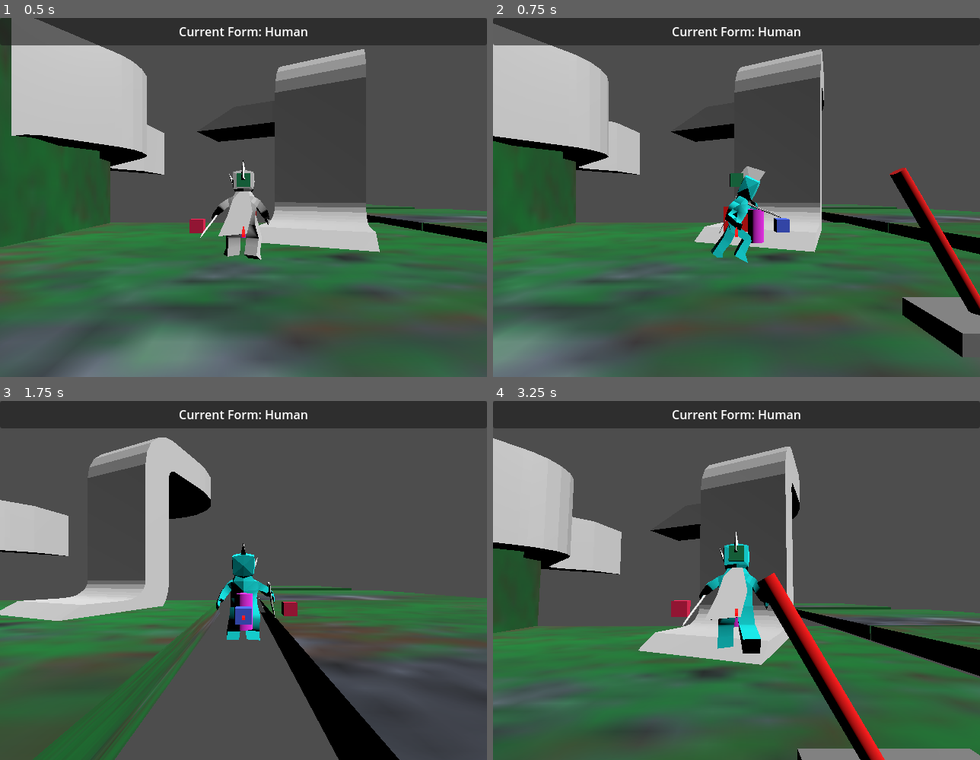
Above: before the commit, frames 1-4 (two rows, left to right).
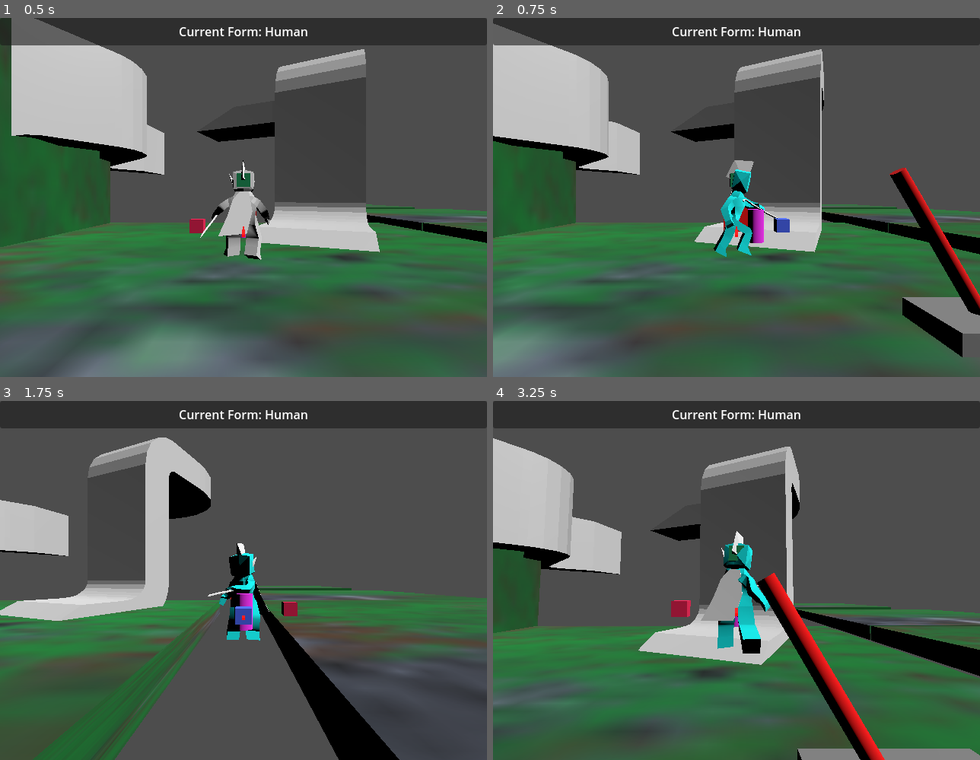
Above: after the commit, the same moments.

Repository: LettucePie/druid
Game: Godot game, scene res://playscenes/play_0.tscn
The game is run twice, just before and just after one commit, with the same random seed, the same clock (stepped at 60 frames per second) and the same inputs.
Inputs (mouse positions are in pixels of both pictures, inside the frame that each line leads up to):
- Up to frame 1 (0.5 s): no input
- Up to frame 2 (0.75 s): tap Enter (ui_accept) at 0.5 s; move the mouse to (843, 179) at 0.52 s; hold D (move_right) from 0.53 s (still down); tap N (attack) at 0.6 s
- Up to frame 3 (1.75 s): tap Space (jump) at 0.77, 1.52 s; move the mouse to (146, 598) at 1.27 s; release D (move_right) at 1.28 s; hold S (move_down) from 1.28 s (still down); right-click (146, 598) at 1.35 s; tap N (attack) at 1.55 s
- Up to frame 4 (3.25 s): move the mouse to (785, 501) at 2.02 s; release S (move_down) at 2.03 s; hold D (move_right) 2.03-2.78 s; tap N (attack) at 2.1, 3.05 s; move the mouse to (712, 652) at 2.77 s; hold W (move_up) from 2.78 s (still down); tap K (cam_down) at 2.85 s; tap Space (jump) at 3.02 s

Frame 1 is identical in both runs. In frame 2, 1.2% of the frame differs, in the area x 44-60%, y 39-69%; in frame 3, 0.9%; in frame 4, 1.6%, in the area x 38-57%, y 36-63%.

Commit message:
finally found a solid system for animation blends

Diff:
--- a/core/player.tscn
+++ b/core/player.tscn
@@ -1,9 +1,8 @@
-[gd_scene load_steps=45 format=3 uid="uid://bmicu2av4r0qn"]
+[gd_scene load_steps=43 format=3 uid="uid://bmicu2av4r0qn"]
 
 [ext_resource type="Script" path="res://core/player.gd" id="1_dpv4o"]
 [ext_resource type="Script" path="res://core/player_animtree.gd" id="2_4cmwe"]
 [ext_resource type="PackedScene" uid="uid://nprju05ce2c5" path="res://art/model/human_model_0.1.glb" id="2_dbf1p"]
-[ext_resource type="AnimationNodeStateMachine" uid="uid://tc302jgc1a4d" path="res://art/model/animations/animtree_nodes/human_attack-chain_statemachine.tres" id="2_e8elc"]
 [ext_resource type="AnimationNodeBlendSpace1D" uid="uid://dc8k2o85s4da1" path="res://art/model/animations/animtree_nodes/human_movement_blend1d.tres" id="3_csu45"]
 [ext_resource type="AnimationNodeStateMachine" uid="uid://dnomb2r2caopu" path="res://art/model/animations/animtree_nodes/human_stationary_statemachine.tres" id="4_s82sa"]
 [ext_resource type="Animation" uid="uid://ce1hi8beucour" path="res://art/model/animations/human_0.1/aim_fire_small.res" id="5_2640a"]
@@ -33,26 +32,20 @@
 _data = [Vector2(0, 0.0526315), 0.0, 0.0, 0, 0, Vector2(0.498339, 0.357895), 2.20412, 2.20412, 0, 0, Vector2(0.611296, 1), 0.0, 0.0, 0, 0, Vector2(1, 0.494737), 0.0, 0.0, 0, 0]
 point_count = 4
 
-[sub_resource type="AnimationNodeAdd2" id="AnimationNodeAdd2_0f7pg"]
+[sub_resource type="AnimationNodeBlend2" id="AnimationNodeBlend2_v3m60"]
 filter_enabled = true
-filters = ["..", "..:attack_chain", "..:attack_interrupt", "human_armature/Skeleton3D:Center", "human_armature/Skeleton3D:bicep.l", "human_armature/Skeleton3D:bicep.r", "human_armature/Skeleton3D:forearm.l", "human_armature/Skeleton3D:forearm.r", "human_armature/Skeleton3D:hand.l", "human_armature/Skeleton3D:hand.r", "human_armature/Skeleton3D:head", "human_armature/Skeleton3D:neck", "human_armature/Skeleton3D:shoulder.l", "human_armature/Skeleton3D:shoulder.r", "human_armature/Skeleton3D:staff.a"]
-
-[sub_resource type="AnimationNodeBlend2" id="AnimationNodeBlend2_4scr4"]
-
-[sub_resource type="AnimationNodeBlendTree" id="AnimationNodeBlendTree_dqgxv"]
-graph_offset = Vector2(-446.298, -108.157)
-nodes/add_attack_movement/node = SubResource("AnimationNodeAdd2_0f7pg")
-nodes/add_attack_movement/position = Vector2(140, 280)
-nodes/attack_chain/node = ExtResource("2_e8elc")
-nodes/attack_chain/position = Vector2(-200, 400)
+filters = ["human_armature/Skeleton3D:Center", "human_armature/Skeleton3D:leg.l", "human_armature/Skeleton3D:leg.r", "human_armature/Skeleton3D:thigh.l", "human_armature/Skeleton3D:thigh.r"]
+
+[sub_resource type="AnimationNodeBlendTree" id="AnimationNodeBlendTree_yjsvj"]
+graph_offset = Vector2(-524, 30)
+nodes/actions/node = ExtResource("4_s82sa")
+nodes/actions/position = Vector2(-300, 80)
+nodes/blend_movement/node = SubResource("AnimationNodeBlend2_v3m60")
+nodes/blend_movement/position = Vector2(20, 160)
 nodes/movement/node = ExtResource("3_csu45")
-nodes/movement/position = Vector2(-200, 200)
-nodes/output/position = Vector2(800, 160)
-nodes/stationary/node = ExtResource("4_s82sa")
-nodes/stationary/position = Vector2(140, 0)
-nodes/stationary_or/node = SubResource("AnimationNodeBlend2_4scr4")
-nodes/stationary_or/position = Vector2(440, 120)
-node_connections = [&"output", 0, &"stationary_or", &"stationary_or", 0, &"stationary", &"stationary_or", 1, &"add_attack_movement", &"add_attack_movement", 0, &"movement", &"add_attack_movement", 1, &"attack_chain"]
+nodes/movement/position = Vector2(-300, 300)
+nodes/output/position = Vector2(400, 160)
+node_connections = [&"output", 0, &"blend_movement", &"blend_movement", 0, &"actions", &"blend_movement", 1, &"movement"]
 
 [sub_resource type="SphereShape3D" id="SphereShape3D_tq1pq"]
 
@@ -137,13 +130,12 @@
 cam_distance_curve = SubResource("Curve_hyoh0")
 
 [node name="player_animtree" type="AnimationTree" parent="."]
-tree_root = SubResource("AnimationNodeBlendTree_dqgxv")
+tree_root = SubResource("AnimationNodeBlendTree_yjsvj")
 anim_player = NodePath("../player_mesh/AnimationPlayer")
 advance_expression_base_node = NodePath("..")
 active = true
-parameters/add_attack_movement/add_amount = 1.0
+parameters/blend_movement/blend_amount = 0
 parameters/movement/blend_position = 0
-parameters/stationary_or/blend_amount = 0.0
 script = ExtResource("2_4cmwe")
 
 [node name="CollisionShape3D" type="CollisionShape3D" parent="."]
@@ -165,35 +157,37 @@
 transform = Transform3D(-0.312618, 0, -2.73299e-08, 0, 0.312618, 0, 2.73299e-08, 0, -0.312618, 0, 0.143265, 0)
 
 [node name="Skeleton3D" parent="player_mesh/human_armature" index="0"]
-bones/0/rotation = Quaternion(0.0493091, 0, 0, 0.998784)
-bones/1/rotation = Quaternion(-0.0339932, 0.0357186, 0.723505, 0.688556)
-bones/2/rotation = Quaternion(5.82866e-08, -1.47826e-07, 0.11213, 0.993694)
-bones/3/rotation = Quaternion(1.20855e-08, -8.41269e-08, 0.0135609, 0.999908)
-bones/4/rotation = Quaternion(6.69602e-08, 5.0504e-07, 0.15801, 0.987437)
-bones/5/rotation = Quaternion(-0.0493091, 0, 0, 0.998784)
-bones/10/rotation = Quaternion(-0.00200711, 0.0605337, 0.996862, 0.0509741)
-bones/11/rotation = Quaternion(0.0205992, -0.000185766, -0.00301035, 0.999783)
-bones/12/rotation = Quaternion(-0.0339946, -0.0357199, -0.723505, 0.688556)
-bones/13/rotation = Quaternion(-2.88105e-07, 9.071e-07, -0.11213, 0.993694)
-bones/14/rotation = Quaternion(-2.18497e-08, -8.69032e-08, -0.013561, 0.999908)
-bones/15/rotation = Quaternion(-1.22581e-07, 9.50359e-07, -0.15801, 0.987437)
-bones/17/rotation = Quaternion(0.00418095, 0.0606448, 0.996855, -0.0508419)
-bones/18/rotation = Quaternion(0.0206256, -0.00452885, 0.00282324, 0.999773)
+bones/0/position = Vector3(0, -0.148274, -0.10598)
+bones/0/rotation = Quaternion(0.0914123, -0.00244562, -0.0016501, 0.995809)
+bones/1/rotation = Quaternion(-0.0129425, 0.00784376, 0.797551, 0.603061)
+bones/2/rotation = Quaternion(0.0834039, -0.0313383, 0.324214, 0.941779)
+bones/3/rotation = Quaternion(0.317049, 0.0415371, 0.0138462, 0.947398)
+bones/5/rotation = Quaternion(0.0073479, -0.0138907, 0.00336487, 0.999871)
+bones/6/rotation = Quaternion(-0.0150778, -3.56578e-05, -0.000320333, 0.999886)
+bones/10/position = Vector3(-0.34512, -0.192523, -0.00858107)
+bones/10/rotation = Quaternion(-0.215502, 0.248287, 0.942023, 0.0671166)
+bones/11/rotation = Quaternion(-0.405151, 0.00110794, -0.00280508, 0.914245)
+bones/12/rotation = Quaternion(-0.0599468, -0.00843683, -0.742144, 0.667501)
+bones/13/rotation = Quaternion(-0.0836138, -0.0215799, -0.265174, 0.960326)
+bones/14/rotation = Quaternion(0.395912, -0.0344117, -0.113618, 0.910582)
+bones/17/position = Vector3(0.358753, -0.19082, -0.0116346)
+bones/17/rotation = Quaternion(0.0983641, 0.345266, 0.929405, -0.0855737)
+bones/18/rotation = Quaternion(-0.265898, -0.0951612, -0.0134627, 0.959198)
 
 [node name="ear_a" parent="player_mesh/human_armature/Skeleton3D" index="0"]
-transform = Transform3D(1, 2.91038e-10, 7.53607e-09, -2.91038e-10, 1, 1.33296e-08, -7.53607e-09, -2.07801e-08, 1, -4.07454e-09, 1.86134, -0.00261298)
+transform = Transform3D(0.999448, -0.00253311, -0.0331121, -0.00302524, 0.985996, -0.166743, 0.0330708, 0.166751, 0.985444, 0.000675779, 1.68813, 0.227555)
 bone_idx = 7
 
 [node name="hair_a" parent="player_mesh/human_armature/Skeleton3D" index="1"]
-transform = Transform3D(1, 2.91038e-10, 7.53607e-09, -2.91038e-10, 1, 1.33296e-08, -7.53607e-09, -2.07801e-08, 1, -7.91624e-09, 2.25241, -0.271471)
+transform = Transform3D(0.999448, -0.00253311, -0.0331121, -0.00302524, 0.985996, -0.166743, 0.0330708, 0.166751, 0.985444, 0.00858762, 2.11855, 0.0278215)
 bone_idx = 8
 
 [node name="cape" parent="player_mesh/human_armature/Skeleton3D" index="2"]
-transform = Transform3D(0.998816, -0.0311859, 0.0373244, 0.0283766, 0.996887, 0.0735656, -0.0395024, -0.0724194, 0.996592, -0.0558636, 1.2997, -0.430761)
+transform = Transform3D(0.999449, -0.0329398, 0.00416953, 0.0332026, 0.991766, -0.123684, -6.10761e-05, 0.123754, 0.992313, -0.0395435, 1.21895, -0.289103)
 bone_idx = 9
 
 [node name="staff_a" parent="player_mesh/human_armature/Skeleton3D" index="3"]
-transform = Transform3D(-0.183705, 6.91402e-08, 0.982981, 0.982981, 7.94256e-08, 0.183705, -9.00986e-08, 1, -1.67583e-08, 1.76788, 0.523789, -0.108567)
+transform = Transform3D(0.39698, -0.29684, 0.8685, 0.855861, 0.461516, -0.233464, -0.331526, 0.835996, 0.437266, 1.3911, 0.0294743, 0.208226)
 bone_idx = 16
 
 [node name="standin_floor" parent="player_mesh" index="1"]
@@ -257,6 +251,8 @@
 cast_shadow = 0
 mesh = SubResource("PrismMesh_ma6o0")
 
+[connection signal="animation_finished" from="player_animtree" to="player_animtree" method="_on_animation_finished"]
+[connection signal="animation_started" from="player_animtree" to="player_animtree" method="_on_animation_started"]
 [connection signal="animation_finished" from="player_mesh/AnimationPlayer" to="player_animtree" method="_on_animation_player_animation_finished"]
 
 [editable path="player_mesh"]
--- a/core/player_animtree.gd
+++ b/core/player_animtree.gd
@@ -2,12 +2,19 @@
 
 @onready var anim : AnimationPlayer = get_node(anim_player)
 
+@export var actions : PackedStringArray = []
+@export var movements : PackedStringArray = []
+
 var player_move : float = 0.0
 var mobile : bool = false
+var player_action : String = ""
+var performing : bool = false
 
 var override_anim : String = ""
 
 
+## Sets the movement value for the BlendSpace1D that flucuates between \
+## idling, walking, and running
 func set_player_move(movement : float):
 	player_move = movement
 	if movement > 0.1:
@@ -18,31 +25,43 @@
 	set("parameters/movement/blend_position", movement)
 
 
+## Enables or Disables the blending of Movement animations into current action
 func set_mobile(value : bool):
 	mobile = value
-	set("parameters/stationary_or/blend_amount", int(value))
-	if value:
-		## Reset Stationary StateMachine
-		pass
-#		get("parameters/stationary/playback").start("Start")
-	else:
-		## Reset Mobile StateMachine(s)
-		pass
-#		get("parameters/attack_chain/playback").start("Start")
+	set("parameters/blend_movement/blend_amount", int(value))
 
 
-func start_attack(chain_number : int):
-#	var anim_playback = get("parameters/stationary/playback")
-#	if mobile:
-#		anim_playback = get("parameters/attack_chain/playback")
-#	print("ANIMTREE: Starting Attack: ", chain_number, " in playback: ", anim_playback)
-#	print(anim_playback, ".is_playing == ", anim_playback.is_playing())
-#	anim_playback.start("attack_" + str(chain_number))
+## Signal Receiver: Animations that are started by the Animation Tree get \
+## passed to here. Goal is to mark them as the current player action, and \
+## set the performing state.
+func _on_animation_started(anim_name):
+	print("AnimationTree Started Animation: ", anim_name)
+	print(anim_name, " is action: ", actions.has(anim_name), " | is movement: ", movements.has(anim_name))
+	start_action(anim_name)
 
-	## Oh okay, so let's try syncing animations on both stationary and mobile.
-	get("parameters/stationary/playback").start("attack_" + str(chain_number))
-	get("parameters/attack_chain/playback").start("attack_" + str(chain_number))
-	print("Dang... I have to blend this in somehow... ugh")
+
+## extension of _on_animation_started that's extracted for flexible calling.
+func start_action(action_name : String):
+	print("AnimationTree Starting Animation Action: ", action_name)
+	player_action = action_name
+	set_performing(true)
+
+
+## Signal Receiver: Once player action animations are finished, clear the \
+## current player action, and updated the performing state.
+func _on_animation_finished(anim_name):
+	print("AnimationTree Finished Animation: ", anim_name)
+	if player_action == anim_name:
+		set_performing(false)
+		player_action = ""
+
+
+## Controls whether we are performing an action, and reflects that in the \
+## movement blending filter. If not performing action, we get the full    \
+## unfiltered movement animation.
+func set_performing(value : bool):
+	performing = value
+	tree_root.get_node("blend_movement").filter_enabled = value
 
 
 ####
@@ -50,12 +69,17 @@
 ####
 
 
+## Override function
 func force_play(animation : String):
 	if active and anim.has_animation(animation):
 		override_anim = animation
 		active = false
 		anim.play(animation)
+		start_action(animation)
 
 
 func _on_animation_player_animation_finished(anim_name):
-	pass # Replace with function body.
+	if !active and override_anim != "":
+		override_anim = ""
+		active = true
+#		_on_animation_finished(anim_name)
